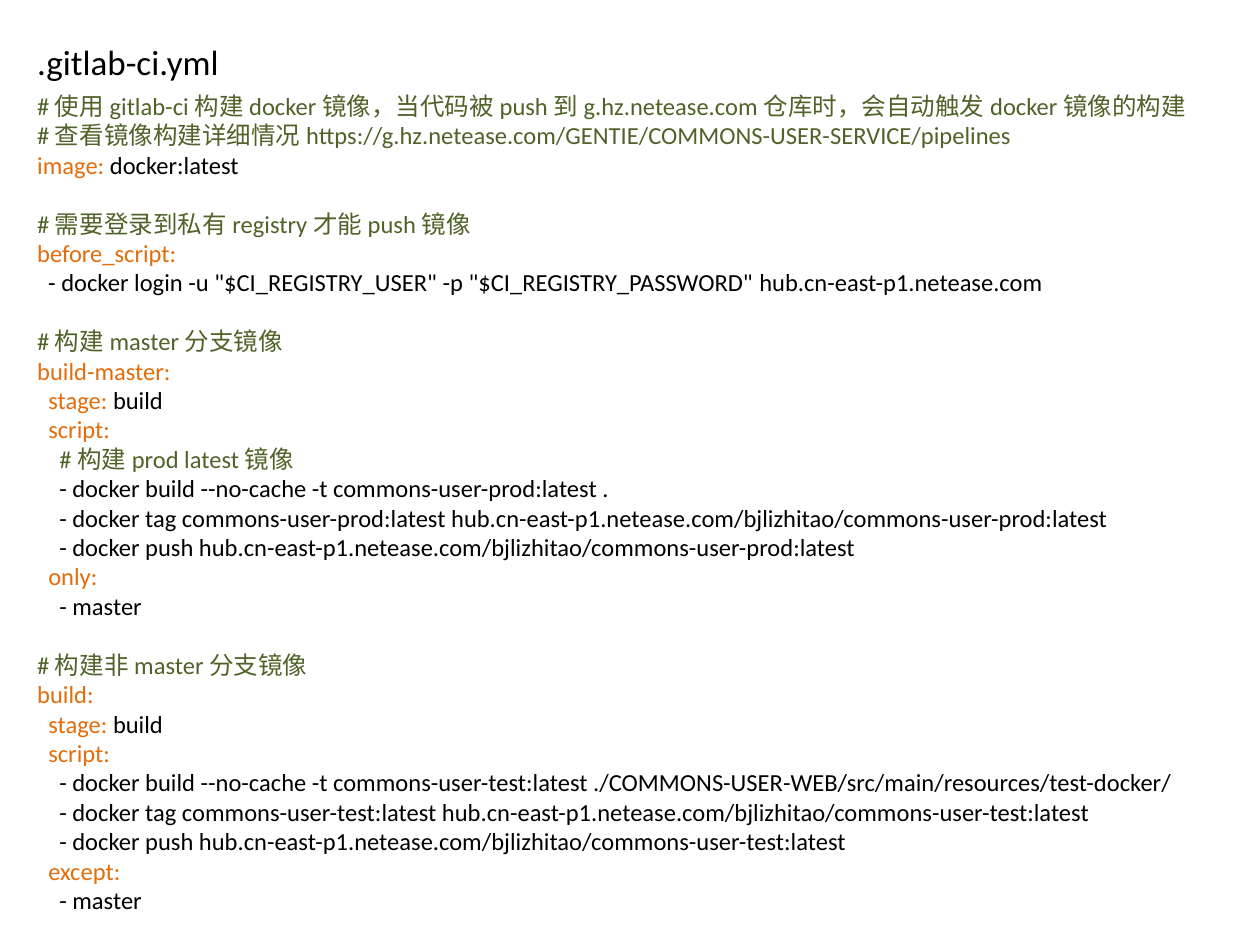
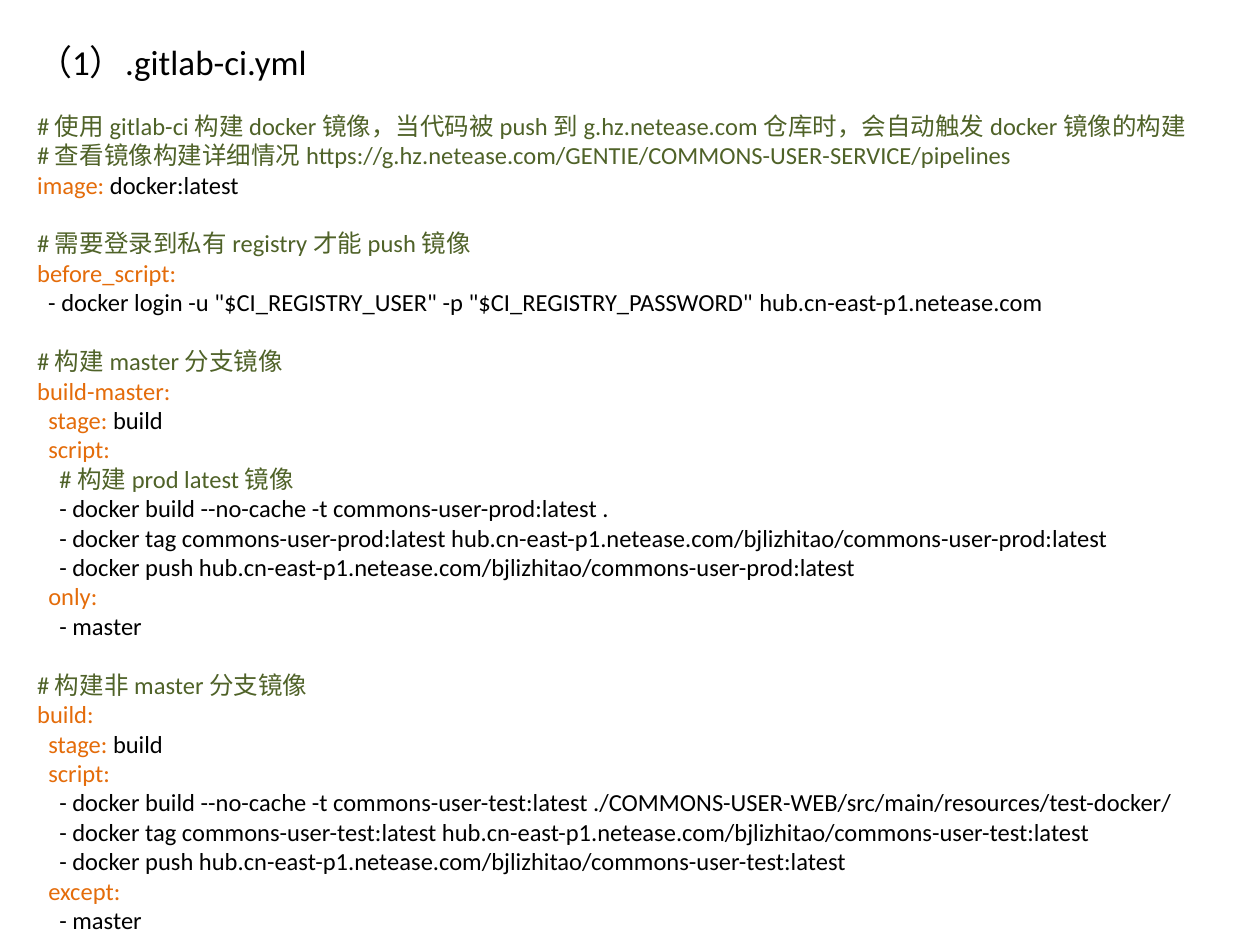
Before and after one commit to currycan/MindMap, a slide deck: slide 10 of docker/建德云使用.pptx (slide 6 before the commit). Drawn at 1260x945 pixels with LibreOffice and Linux fonts; fonts in the diff are those of the drawing. Boxes give left, top, right and bottom in pixels: in the first picture for what was removed or moved away, otherwise in the second. Text is boxed around its words. In the diff, an @@ line names an element or a change of style, - is before the commit and + after.

```diff
--- a/docker/建德云使用.pptx
+++ b/docker/建德云使用.pptx
@@ text at bbox=[37, 45, 307, 81]: text changed @@
-.gitlab-ci.yml
+（1）.gitlab-ci.yml
@@ text "# 使用 gitlab-ci 构建 docker ...": place and size @@
-text "# 使用 gitlab-ci 构建 docker ..." at bbox=[37, 94, 1186, 909]
+text "# 使用 gitlab-ci 构建 docker ..." at bbox=[37, 114, 1186, 929]
```
Also in this commit, not shown: 5 other slides changed, 7 slides added.
